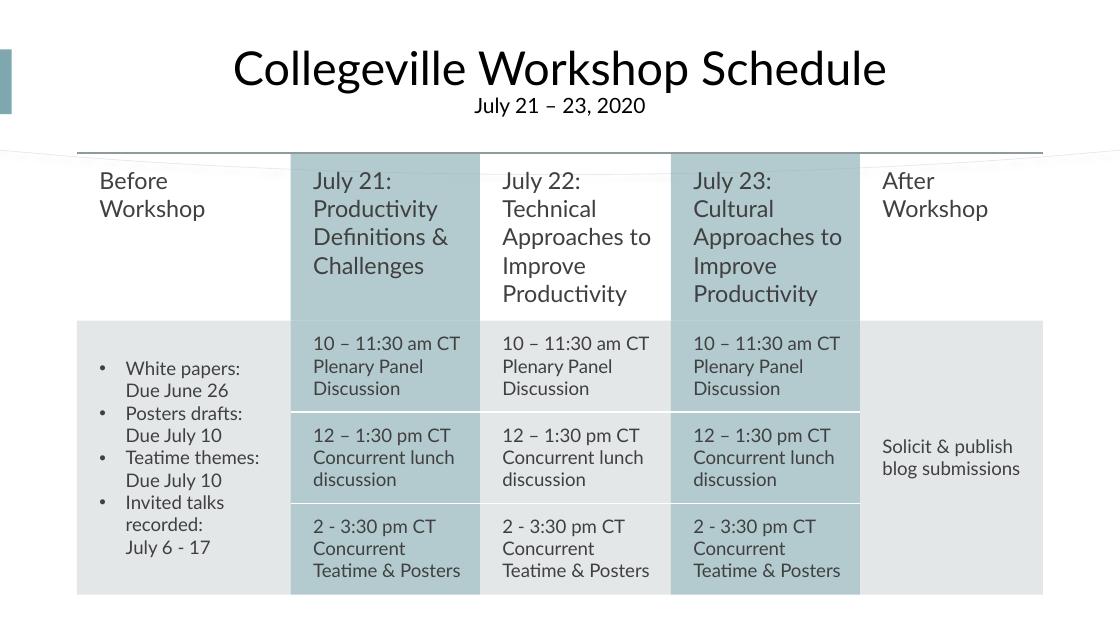
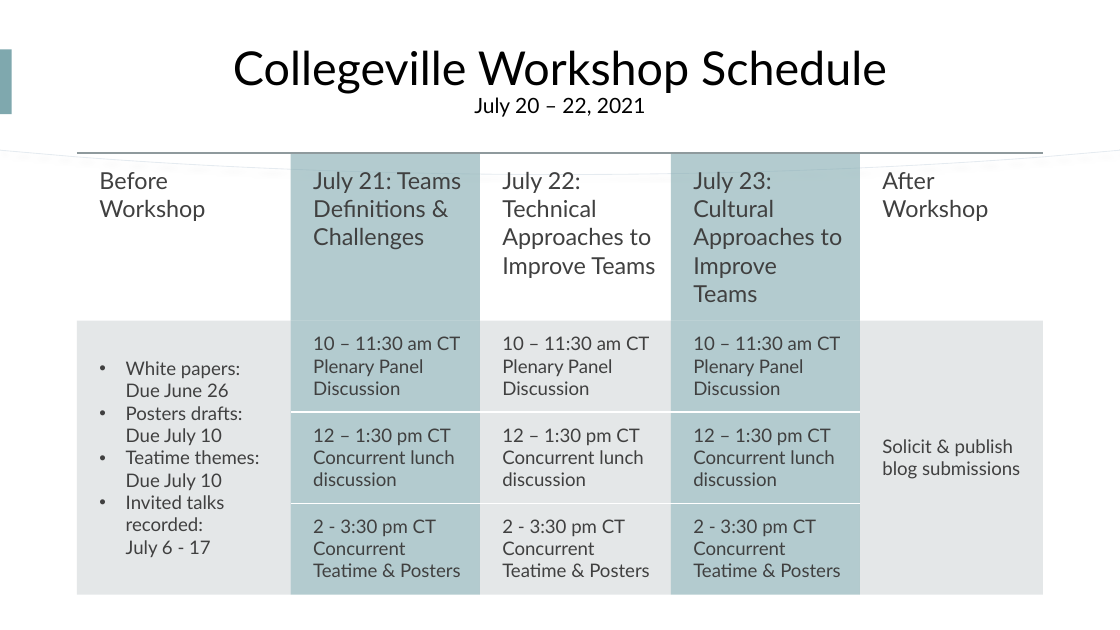
Before and after one commit to Collegeville/CW21, a slide deck: slide 3 of assets/Collegeville21WorkshopImages.pptx. Drawn at 1120x630 pixels with LibreOffice and Linux fonts; fonts in the diff are those of the drawing. Boxes give left, top, right and bottom in pixels: in the first picture for what was removed or moved away, otherwise in the second. Text is boxed around its words. In the diff, an @@ line names an element or a change of style, - is before the commit and + after.

Commit message:
Update to Software Teams theme

```diff
--- a/assets/Collegeville21WorkshopImages.pptx
+++ b/assets/Collegeville21WorkshopImages.pptx
@@ title at [233,50,887,117]: text changed @@
-Collegeville Workshop Schedule
-July 21 – 23, 2020
+Collegeville Workshop Schedule
+July 20 – 22, 2021
@@ table at [77,153,1043,594] @@
-row 1: Before Workshop | July 21: Productivity Definitions & Challenges | July 22: Technical Approaches to Improve Productivity | July 23: Cultural Approaches to Improve Productivity | After Workshop
+row 1: Before Workshop | July 21: Teams Definitions & Challenges | July 22: Technical Approaches to Improve Teams | July 23: Cultural Approaches to Improve Teams | After Workshop
```
Also in this commit, not shown: 5 other slides changed, 2 other files.
